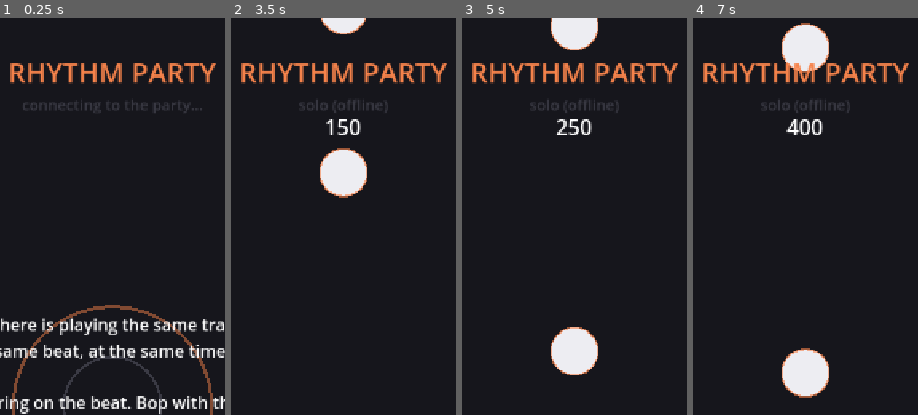
Above: before the commit, frames 1-4 (left to right).
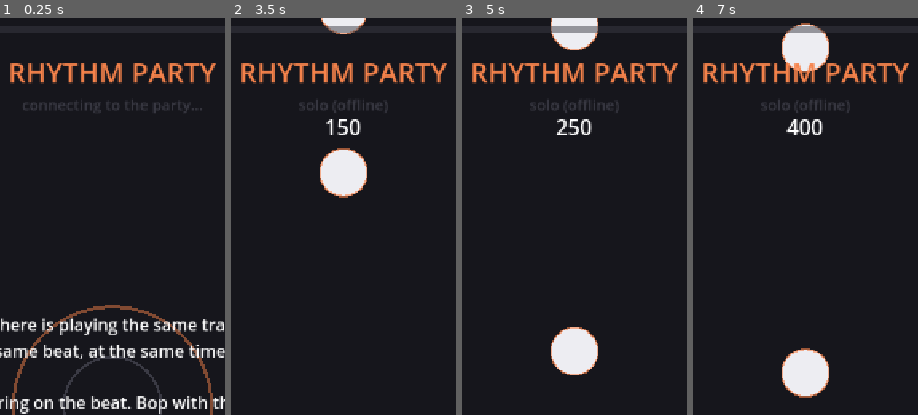
Above: after the commit, the same moments.

Repository: mirendev/sample-apps
Game: Godot game, scene res://main.tscn
Same seed, same stepped clock (60 frames per second), same inputs: the game is played once before the commit and once after it. Sound files missing from this copy of the repository are replaced by a short silence.
Inputs (mouse positions are % of the whole screen's width and height, from its top left):
- Up to frame 1 (0.25 s): no input
- Up to frame 2 (3.5 s): tap Enter at 0.5 s; move the mouse to (72, 45) at 0.52 s; click (72, 45) at 0.67 s; tap Space at 0.77, 1.25, 1.52, 2, 2.75, 3.02 s; move the mouse to (30, 55) at 1.27 s; click (30, 55) at 1.42 s; move the mouse to (60, 28) at 2.02 s; click (60, 28) at 2.17 s; move the mouse to (45, 71) at 2.77 s; click (45, 71) at 2.92 s
- Up to frame 3 (5 s): tap Space at 3.5, 3.77, 4.25, 4.52 s; move the mouse to (80, 65) at 3.52 s; click (80, 65) at 3.67 s; move the mouse to (20, 35) at 4.27 s; click (20, 35) at 4.42 s
- Up to frame 4 (7 s): move the mouse to (55, 50) at 5.02 s; click (55, 50) at 5.17 s; move the mouse to (35, 25) at 5.77 s; click (35, 25) at 5.92 s; tap Space at 6.02, 6.77 s; move the mouse to (72, 45) at 6.52 s; click (72, 45) at 6.67 s
The pictures show only the part of the screen within x 25-75%, y 0-50%; the shares and areas given below are measured in that part.

The runs differ from the first frame. In frame 2, 0.2% of the frame differs, in the area x 42-58%, y 2-4%; in frame 3, 0.4%, in the area x 39-61%, y 2-4%; in frame 4, 0.3%.

Commit message:
rhythm-party: room energy meter (step 4a)
Hits now feed a shared, decaying room-energy value on the conductor,
broadcast at ~7Hz alongside the party count. The HUD renders it as a strip
across the top that fills as the room hits and fades when things go quiet.

Verified live: an 8-hit burst drives energy to ~0.7 with a ~1s decay
half-life. Aggregation is in-memory (single instance for now) -- managed
Valkey for cross-instance aggregation is the next step (4b).

Diff:
--- a/rhythm-party/game/conductor_client.gd
+++ b/rhythm-party/game/conductor_client.gd
@@ -11,7 +11,7 @@
 
 signal synced(epoch: float, bpm: float, loop: int, offset: float, song_ms: float)
 signal offset_updated(offset_ms: float)
-signal party(online: int)
+signal party(online: int, energy: float)
 
 const PING_INTERVAL_SEC := 2.0
 
@@ -78,7 +78,7 @@
 		"pong":
 			_absorb_pong(float(msg.get("c", 0.0)), float(msg.get("s", 0.0)))
 		"party":
-			party.emit(int(msg.get("online", 0)))
+			party.emit(int(msg.get("online", 0)), float(msg.get("energy", 0.0)))
 
 func _absorb_pong(c: float, s: float) -> void:
 	var now := _local_ms()
--- a/rhythm-party/game/hud.gd
+++ b/rhythm-party/game/hud.gd
@@ -8,6 +8,7 @@
 const W := 720.0
 const H := 1280.0
 const HIT_Y := 980.0
+const BAR_W := W - 80.0 # room-energy meter width
 
 var _titling := true
 var _blink := 0.0
@@ -22,6 +23,8 @@
 var _hint: Label
 var _credit: Label
 var _offset: Label
+var _energy_bg: ColorRect
+var _energy_fill: ColorRect
 
 func _ready() -> void:
 	_header = _label(Vector2(0, 56), 44, "RHYTHM PARTY", Look.ACCENT)
@@ -43,6 +46,19 @@
 	_credit = _label(Vector2(0, H - 40), 15,
 		"Music: \"Brain Dance\" by Kevin MacLeod (incompetech.com), CC BY 4.0", Look.DIM)
 	_offset = _label(Vector2(0, H - 108), 15, "", Look.DIM)
+
+	# Room-energy meter: a thin strip across the very top that fills as the room
+	# hits. Lives above everything else so it never collides with score/notes.
+	_energy_bg = ColorRect.new()
+	add_child(_energy_bg)
+	_energy_bg.position = Vector2(40, 14)
+	_energy_bg.size = Vector2(BAR_W, 8)
+	_energy_bg.color = Color(Look.DIM, 0.5)
+	_energy_fill = ColorRect.new()
+	add_child(_energy_fill)
+	_energy_fill.position = Vector2(40, 14)
+	_energy_fill.size = Vector2(0, 8)
+	_energy_fill.color = Look.ACCENT
 
 	set_title_mode(true)
 
@@ -70,6 +86,9 @@
 func set_offset_readout(ms: float) -> void:
 	_offset.text = "audio offset %d ms  ( [ / ] )" % int(round(ms))
 
+func set_energy(e: float) -> void:
+	_energy_fill.size = Vector2(clampf(e, 0.0, 1.0) * BAR_W, 8.0)
+
 func set_play_stats(score: int, combo: int, judgment: String) -> void:
 	_score.text = "%d" % score
 	_combo.text = ("combo %d" % combo) if combo > 0 else " "
--- a/rhythm-party/game/main.gd
+++ b/rhythm-party/game/main.gd
@@ -19,6 +19,7 @@
 var hud: Hud
 
 var online := 0
+var room_energy := 0.0
 var is_synced := false
 var _net_grace := 0.0 # seconds since boot, for the "solo (offline)" fallback
 
@@ -45,11 +46,12 @@
 	add_child(net)
 	net.synced.connect(_on_synced)
 	net.offset_updated.connect(func(o): conductor.set_offset(o))
-	net.party.connect(func(n): online = n)
+	net.party.connect(_on_party)
 
 func _process(delta: float) -> void:
 	_net_grace += delta
 	hud.set_party(is_synced, online, _net_grace < 3.0)
+	hud.set_energy(room_energy)
 	hud.set_offset_readout(conductor.audio_offset_ms)
 	if state == State.PLAYING:
 		hud.set_play_stats(field.score, field.combo, field.judgment)
@@ -62,6 +64,10 @@
 func _on_field_hit() -> void:
 	if net:
 		net.send_hit()
+
+func _on_party(n: int, e: float) -> void:
+	online = n
+	room_energy = e
 
 func _unhandled_input(event: InputEvent) -> void:
 	# Live audio-offset calibration: [ earlier, ] later.
Not shown, changed: rhythm-party/conductor/main.go
